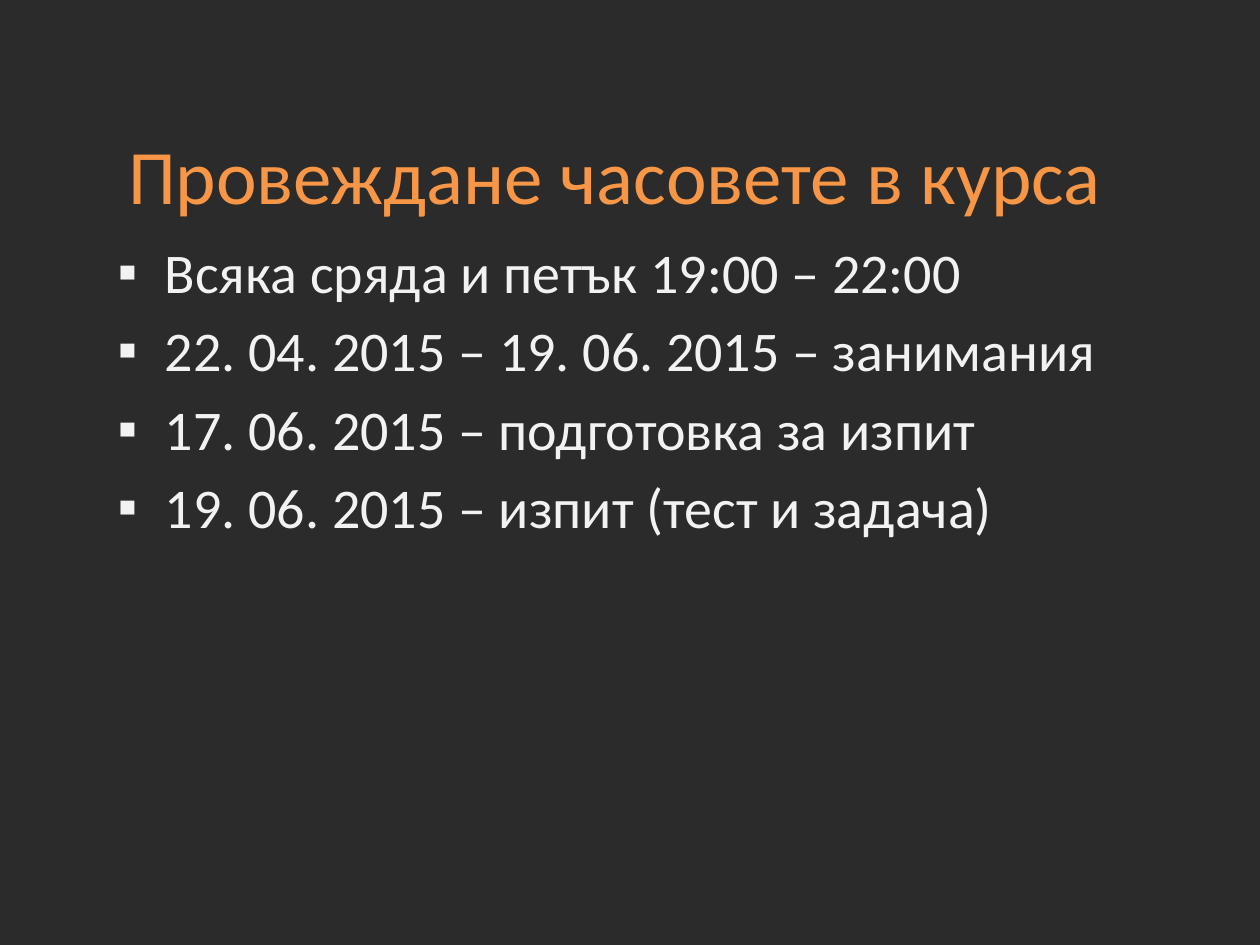
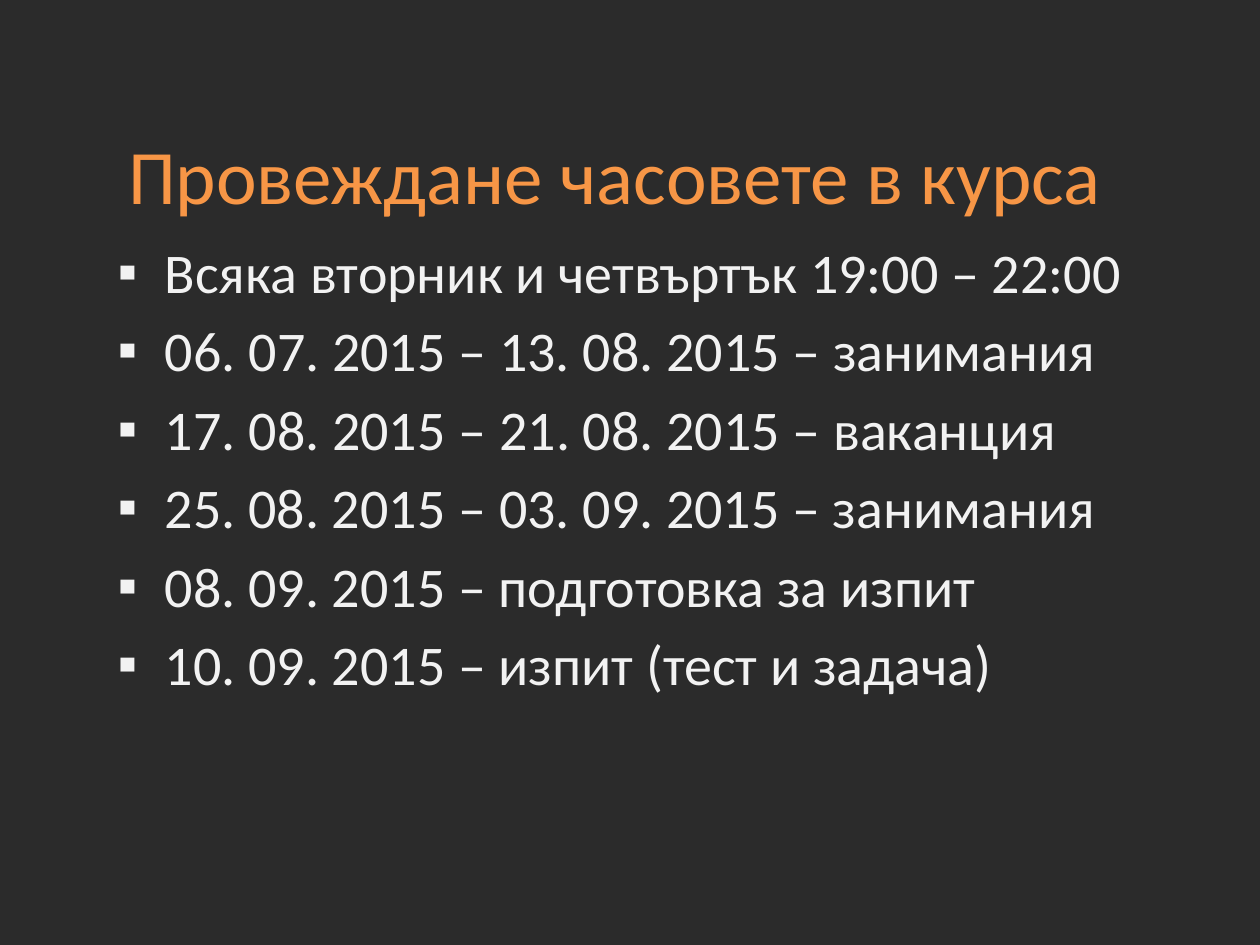
Before and after one commit to Academy-Soft-Intellect/Java-Course, a slide deck: slide 3 of 01-Introduction-into-Course.pptx. Drawn at 1260x945 pixels with LibreOffice and Linux fonts; fonts in the diff are those of the drawing; background and template pictures are left out; a plain dark background stands for a picture behind light text. Boxes give left, top, right and bottom in pixels: in the first picture for what was removed or moved away, otherwise in the second. Text is boxed around its words. In the diff, an @@ line names an element or a change of style, - is before the commit and + after.

Commit message:
Update Lecture 1

```diff
--- a/01-Introduction-into-Course.pptx
+++ b/01-Introduction-into-Course.pptx
@@ text at box(165, 256, 1120, 694): text changed @@
-▪ Всяка сряда и петък 19:00 – 22:00
-▪ 22. 04. 2015 – 19. 06. 2015 – занимания
-▪ 17. 06. 2015 – подготовка за изпит
-▪ 19. 06. 2015 – изпит (тест и задача)
+▪ Всяка вторник и четвъртък 19:00 – 22:00
+▪ 06. 07. 2015 – 13. 08. 2015 – занимания
+▪ 17. 08. 2015 – 21. 08. 2015 – ваканция
+▪ 25. 08. 2015 – 03. 09. 2015 – занимания
+▪ 08. 09. 2015 – подготовка за изпит
+▪ 10. 09. 2015 – изпит (тест и задача)
```
Also in this commit, not shown: 1 other file.
